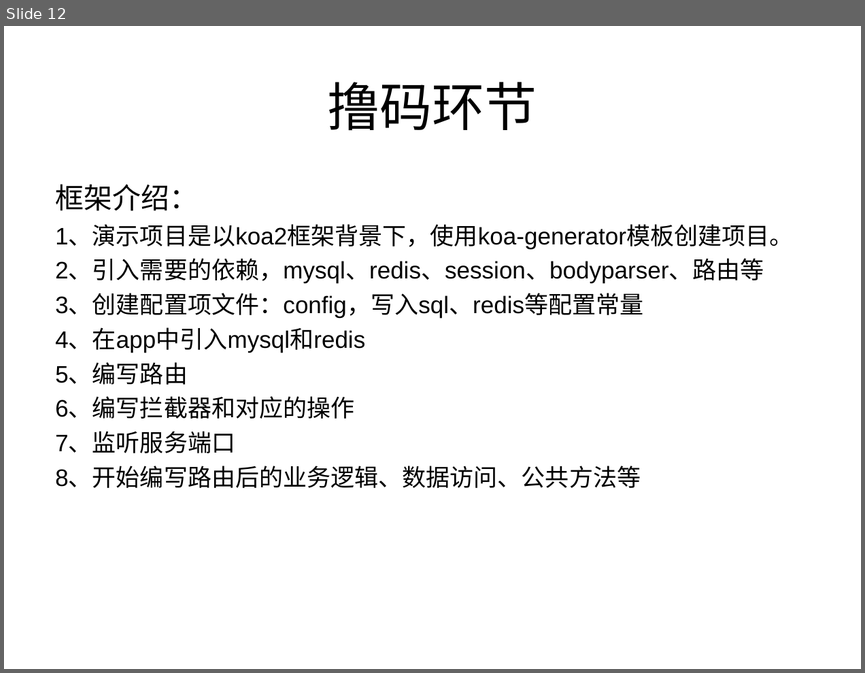
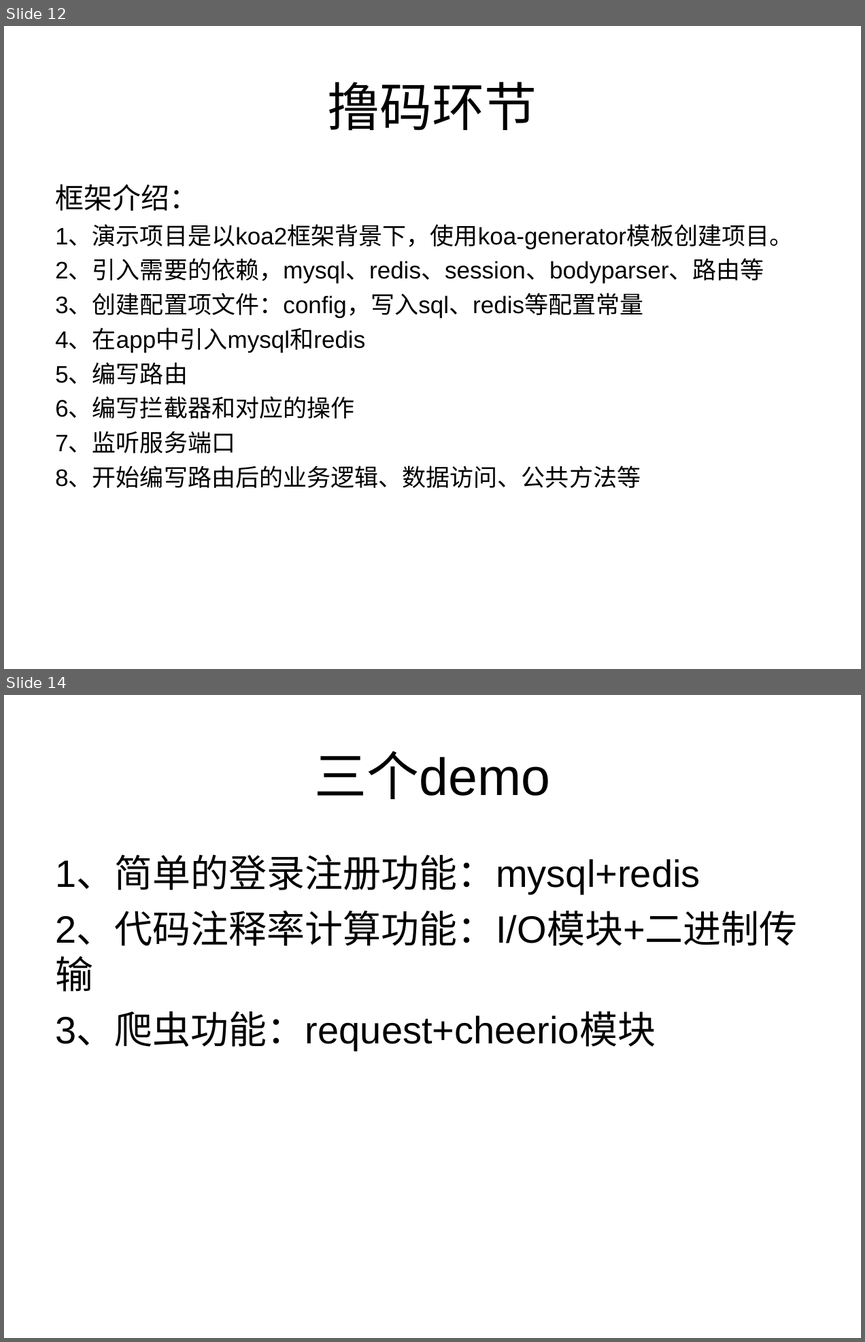
Before and after one commit to Alan055/node-koa, a slide deck: Alan-node解读.ppt. Shown one above the other, each under a label of ours: slide 12 before the commit, slides 12 and 14 after it; the slides between them are not shown. The pictures are 865x673 and 865x1342 pixels, drawn with LibreOffice and Linux fonts; fonts in the diff are those of the drawing. Boxes give left, top, right and bottom in pixels: in the first picture for what was removed or moved away, otherwise in the second. Text is boxed around its words. In the diff, an @@ line names an element or a change of style, - is before the commit and + after.

```diff
--- a/Alan-node解读.ppt
+++ b/Alan-node解读.ppt
@@ slide 14 added at [4, 695, 861, 1338], background #FFFFFF @@
@@ title added at [315, 751, 551, 799], 44 pt, text #000000 @@
+三个demo
@@ text added at [55, 857, 798, 1051], 32 pt, text #000000 @@
+1、简单的登录注册功能：mysql+redis
+2、代码注释率计算功能：I/O模块+二进制传输
+3、爬虫功能：request+cheerio模块
```
Also in this commit, not shown: 6 other slides added, 26 other files.
